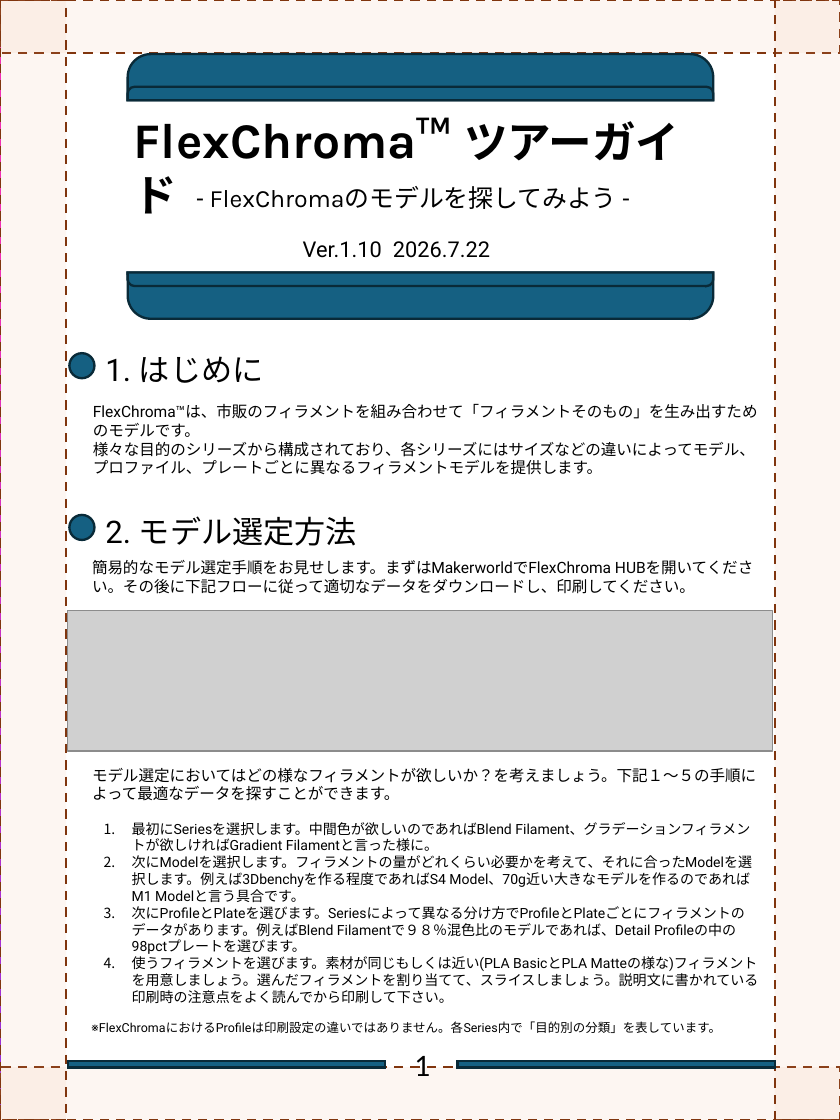
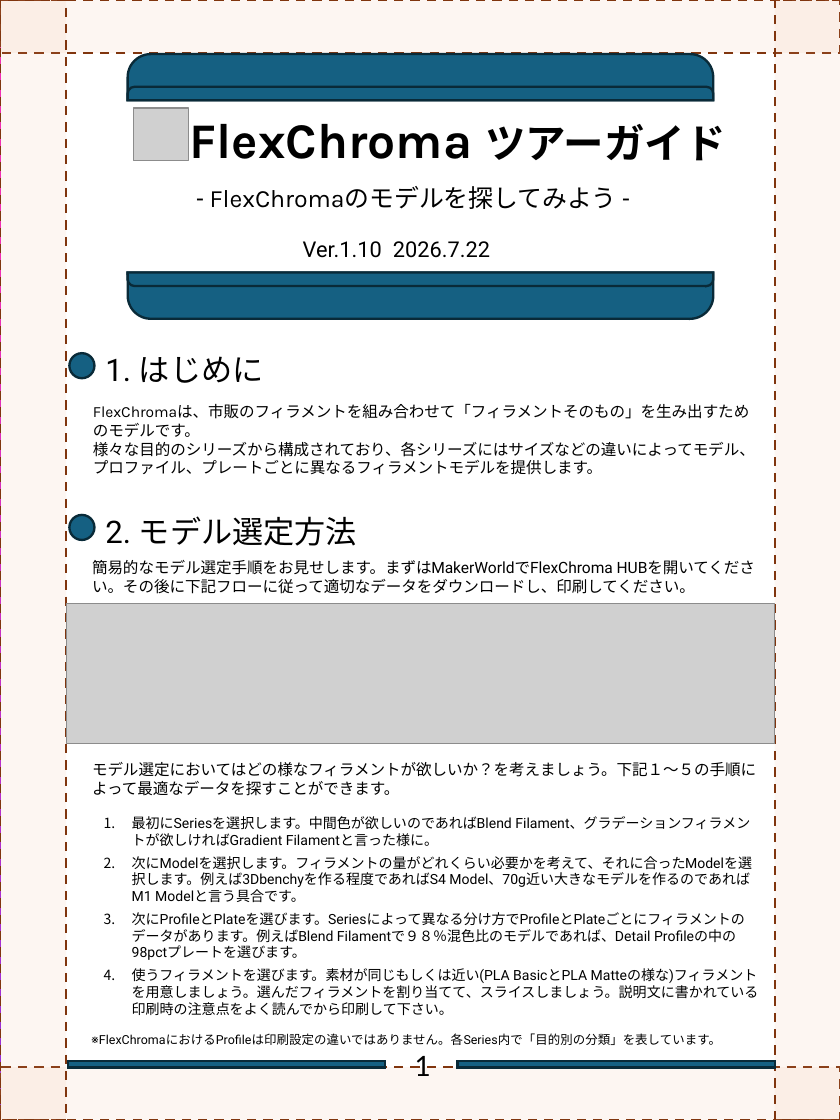
Before and after one commit to FlexChromaHQ/FlexChroma, a slide deck: slide 2 of Documents/Original/FlexChroma_Tour_Guide_JP.pptx. Drawn at 840x1120 pixels with LibreOffice and Linux fonts; fonts in the diff are those of the drawing; grey boxes stand for pictures. Boxes give left, top, right and bottom in pixels: in the first picture for what was removed or moved away, otherwise in the second. Text is boxed around its words. In the diff, an @@ line names an element or a change of style, - is before the commit and + after.

```diff
--- a/Documents/Original/FlexChroma_Tour_Guide_JP.pptx
+++ b/Documents/Original/FlexChroma_Tour_Guide_JP.pptx
@@ picture added at bbox=[133, 108, 188, 160] @@
@@ text at bbox=[189, 124, 725, 161]: text changed @@
-FlexChroma™ ツアーガイド
+FlexChroma ツアーガイド
@@ text at bbox=[93, 404, 749, 437]: text changed @@
-FlexChroma™は、市販のフィラメントを組み合わせて「フィラメントそのもの」を生み出すためのモデルです。
+FlexChromaは、市販のフィラメントを組み合わせて「フィラメントそのもの」を生み出すためのモデルです。
@@ text at bbox=[92, 560, 695, 594]: text changed @@
-簡易的なモデル選定手順をお見せします。まずはMakerworldでFlexChroma HUBを開いてください。その後に下記フローに従って適切なデータをダウンロードし、印刷してください。
+簡易的なモデル選定手順をお見せします。まずはMakerWorldでFlexChroma HUBを開いてください。その後に下記フローに従って適切なデータをダウンロードし、印刷してください。
@@ picture: place and size @@
-picture at bbox=[67, 610, 773, 750]
+picture at bbox=[66, 604, 775, 744]
@@ text "モデル選定においてはどの様なフィラメントが欲しいか？を考えましょう。下記１～５の手順によって最適なデータを探すことができ ...": place and size @@
-text "モデル選定においてはどの様なフィラメントが欲しいか？を考えましょう。下記１～５の手順によって最適なデータを探すことができ ..." at bbox=[92, 768, 756, 801]
+text "モデル選定においてはどの様なフィラメントが欲しいか？を考えましょう。下記１～５の手順によって最適なデータを探すことができ ..." at bbox=[92, 762, 756, 796]
@@ text "最初にSeriesを選択します。中間色が欲しいのであればBlend Filament、グラデーションフィラメントが欲しけ ..." rewrapped from bbox=[132, 822, 759, 1003] to bbox=[132, 816, 759, 1015] @@
@@ text "※FlexChromaにおけるProfileは印刷設定の違いではありません。各Series内で「目的別の分類」を表してい ...": place and size @@
-text "※FlexChromaにおけるProfileは印刷設定の違いではありません。各Series内で「目的別の分類」を表してい ..." at bbox=[91, 1021, 721, 1033]
+text "※FlexChromaにおけるProfileは印刷設定の違いではありません。各Series内で「目的別の分類」を表してい ..." at bbox=[91, 1033, 721, 1045]
```
Also in this commit, not shown: 5 other slides changed, 4 other files.
